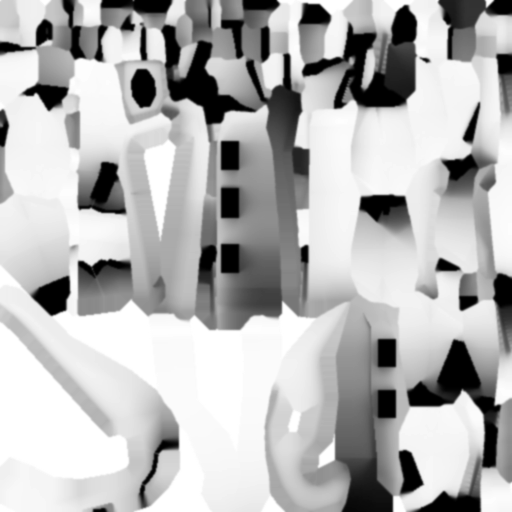
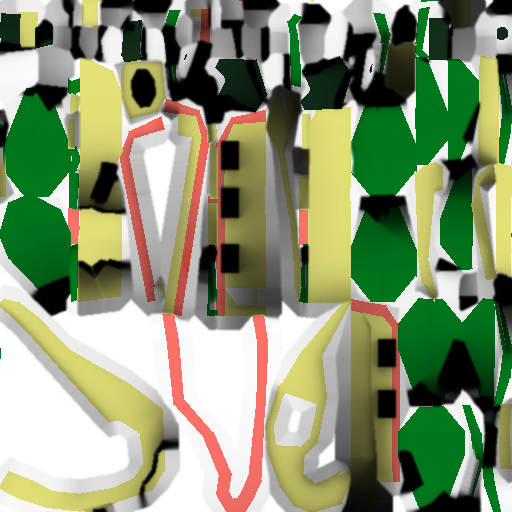
Comparing the layer stacks of the two w=512, h=512 images. Changes:
added layer "color" (multiply) above "aomap" over <box>0,0,512,512</box>
